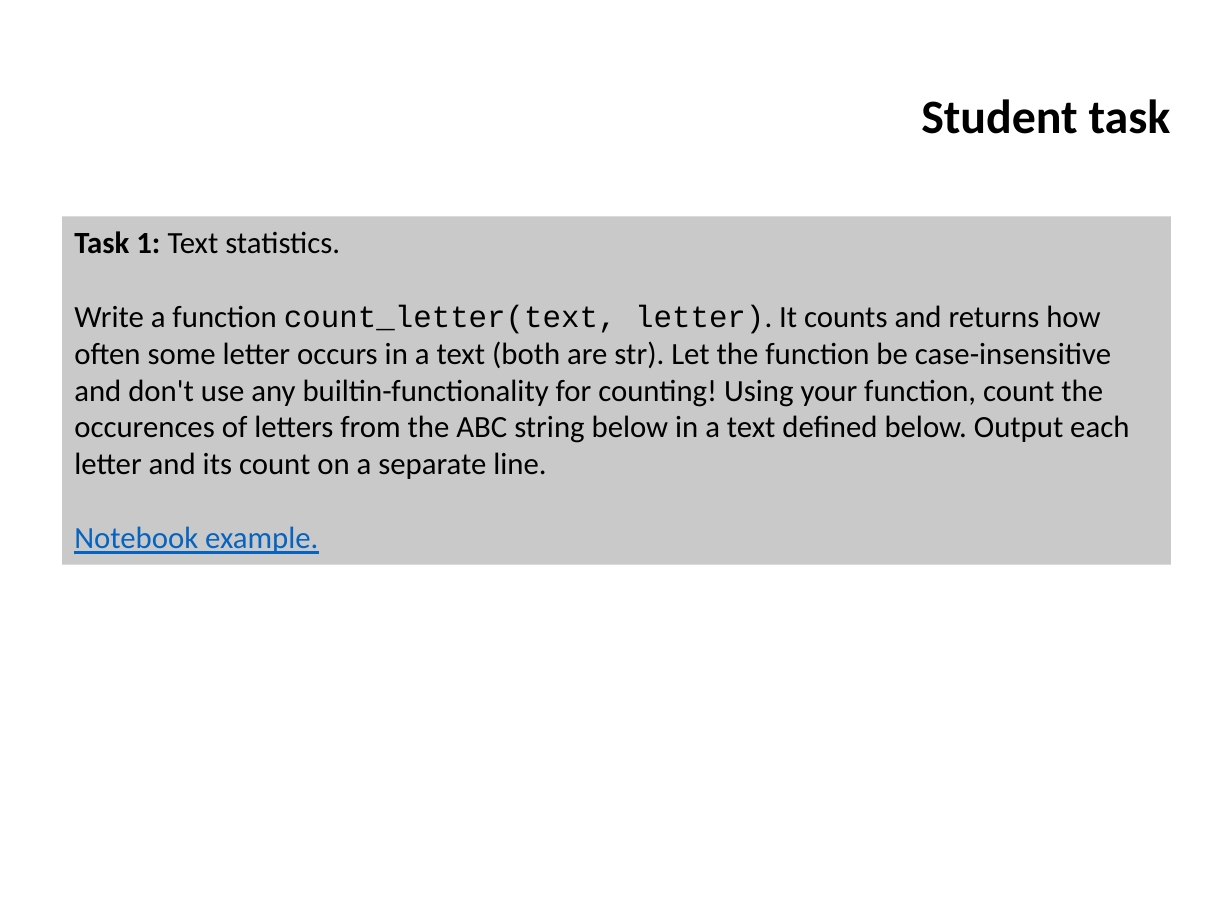
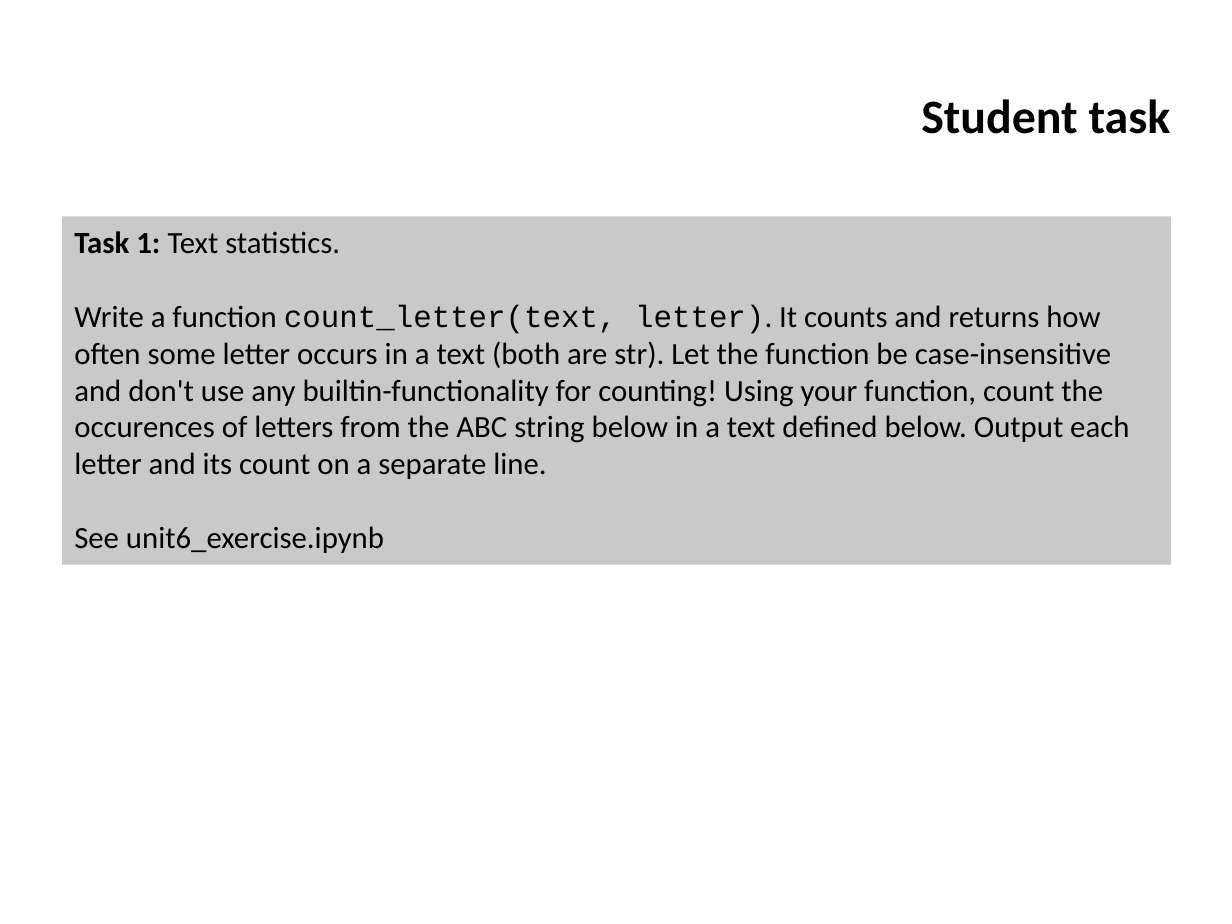
Before and after one commit to ifromm/fcsp, a slide deck: slide 42 of Slides/unit_6_prog_3.pptx. Drawn at 1232x924 pixels with LibreOffice and Linux fonts; fonts in the diff are those of the drawing; background and template pictures are left out. Boxes give left, top, right and bottom in pixels: in the first picture for what was removed or moved away, otherwise in the second. Text is boxed around its words. In the diff, an @@ line names an element or a change of style, - is before the commit and + after.

Commit message:
Unit 6, uploaded notebooks

```diff
--- a/Slides/unit_6_prog_3.pptx
+++ b/Slides/unit_6_prog_3.pptx
@@ text in rectangle at (x1=74, y1=526, x2=384, y2=553): text changed; text colour #0563C1 to #000000 @@
-Notebook example.
+See unit6_exercise.ipynb
```
Also in this commit, not shown: 10 other slides changed, 16 other files.
